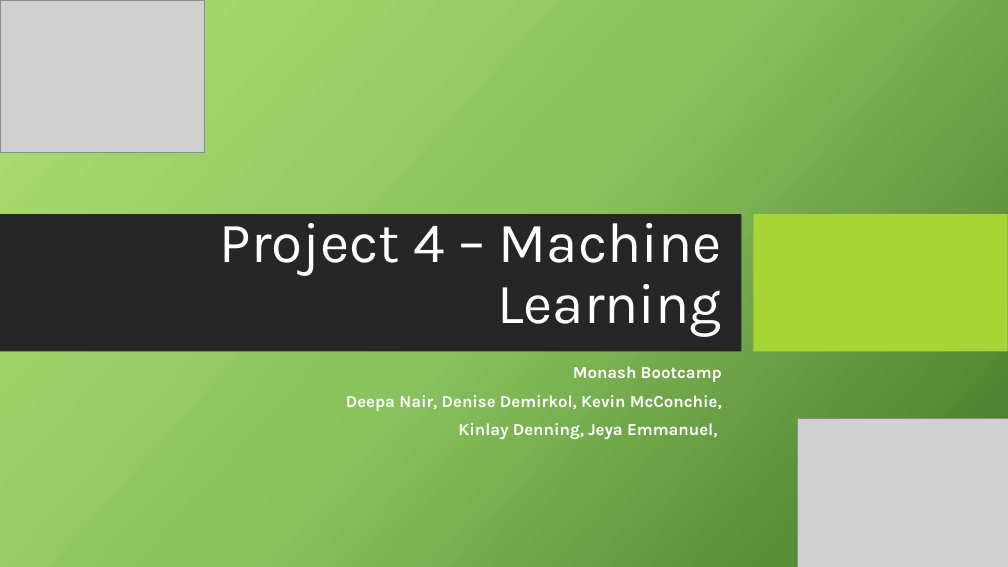
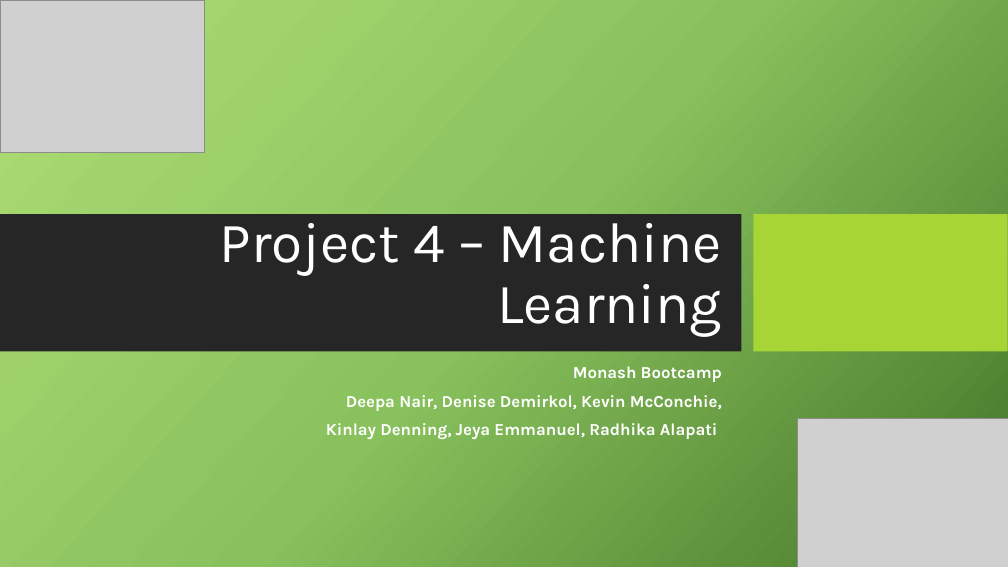
Before and after one commit to Kevin-McConchie/project4fork, a slide deck: slide 1 of Telecom Customer Churn - Presentation.pptx. Drawn at 1008x567 pixels with LibreOffice and Linux fonts; fonts in the diff are those of the drawing; grey boxes stand for pictures; background and template pictures are left out. Boxes give left, top, right and bottom in pixels: in the first picture for what was removed or moved away, otherwise in the second. Text is boxed around its words. In the diff, an @@ line names an element or a change of style, - is before the commit and + after.

```diff
--- a/Telecom Customer Churn - Presentation.pptx
+++ b/Telecom Customer Churn - Presentation.pptx
@@ subtitle at (326,423,717,439): text changed @@
-Kinlay Denning, Jeya Emmanuel,
+Kinlay Denning, Jeya Emmanuel, Radhika Alapati
```
Also in this commit, not shown: 1 other slide changed, 2 slides added, 3 slides removed, 15 other files.
